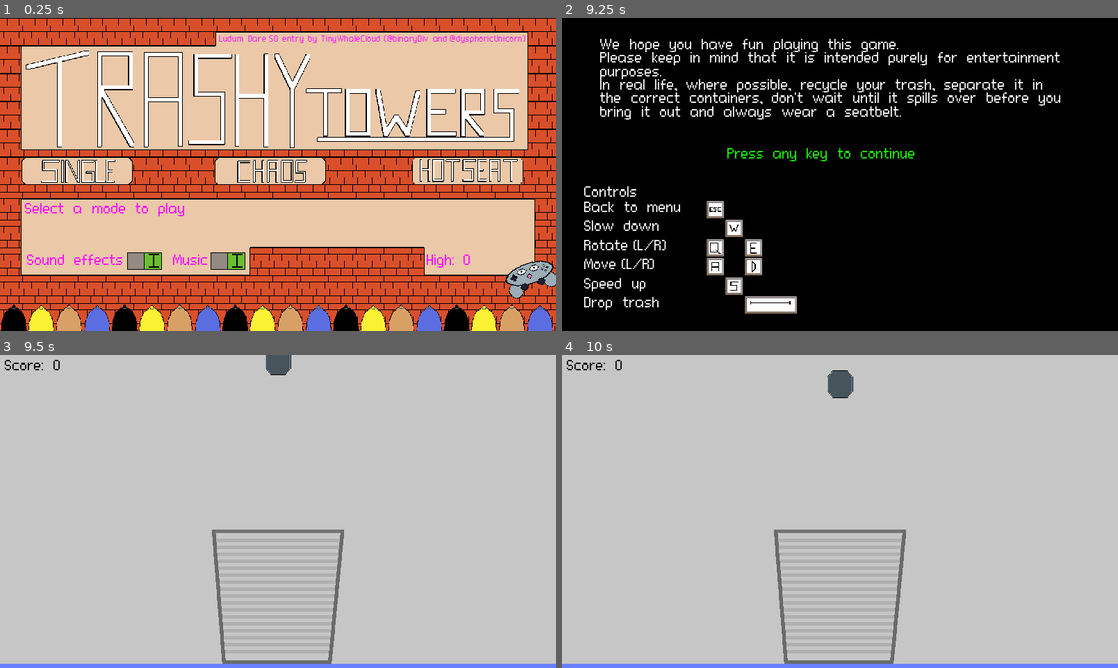
Above: before the commit, frames 1-4 (two rows, left to right).
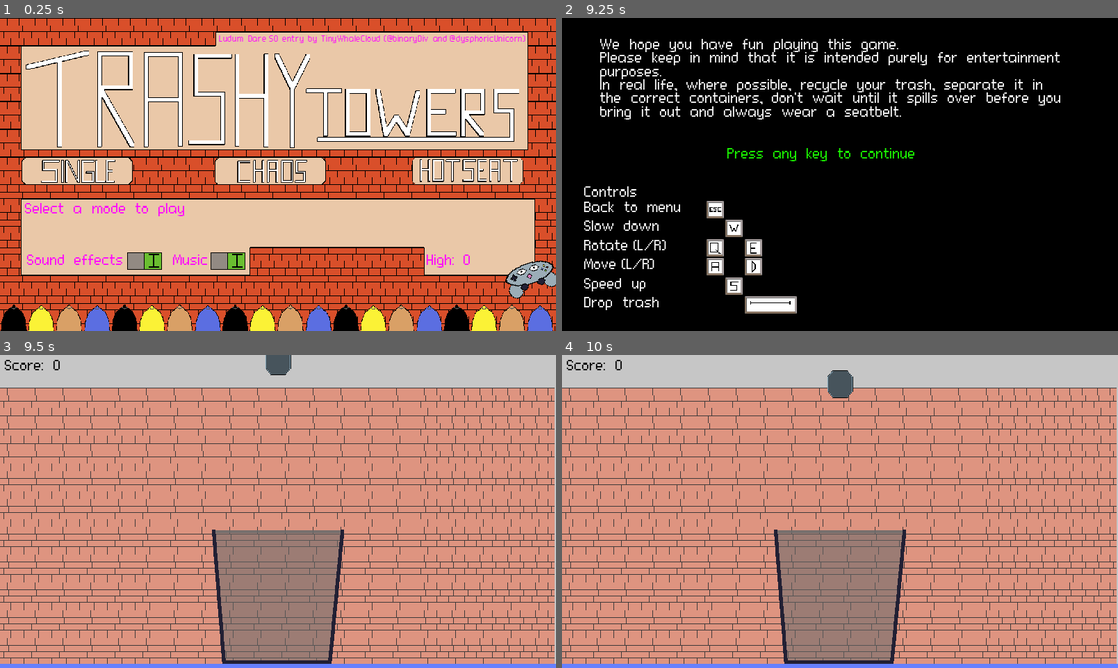
Above: after the commit, the same moments.

Repository: TinyWhaleCloud/ld50-trashytowers
Game: Godot game, scene res://screens/title_screen/TitleScreen.tscn
The game is run twice, just before and just after one commit, with the same random seed, the same clock (stepped at 60 frames per second) and the same inputs. The engine's default icon, where the game draws it, is replaced by a stand-in: a white triangle on a blue panel in a dark square. Sound files missing from this copy of the repository are replaced by a short silence.
Inputs (mouse positions are in pixels of both pictures, inside the frame that each line leads up to):
- Up to frame 1 (0.25 s): no input
- Up to frame 2 (9.25 s): click (639, 171) at 0.5 s; click (639, 171) at 1.25 s; click (834, 171) at 2 s; click (1029, 171) at 2.75 s; click (834, 171) at 3.5 s; click (1029, 171) at 4.25 s; click (639, 171) at 5 s; click (834, 171) at 5.75 s; click (1029, 171) at 6.5 s; click "Sound effects" at 7.25 s; click "Music" at 8 s; tap Enter at 8.75 s
- Up to frame 3 (9.5 s): no input
- Up to frame 4 (10 s): no input

Frames 1-2 are identical in both runs. In frame 3, 88% of the frame differs, in the area x 0-100%, y 10-99%; in frame 4, 88%.

Commit message:
Improve game background
Closes #50.

Diff:
--- a/src/screens/main_game/MainGame.tscn
+++ b/src/screens/main_game/MainGame.tscn
@@ -8,6 +8,7 @@
 [ext_resource path="res://screens/main_game/gameover.wav" type="AudioStream" id=6]
 [ext_resource path="res://objects/trash/TrashSpawner.tscn" type="PackedScene" id=7]
 [ext_resource path="res://screens/main_game/TrashyTowersGame.wav" type="AudioStream" id=8]
+[ext_resource path="res://screens/main_game/brickwall_muted.png" type="Texture" id=9]
 
 [sub_resource type="RectangleShape2D" id=1]
 extents = Vector2( 20, 1000 )
@@ -17,6 +18,13 @@
 
 [node name="MainGame" type="Node2D"]
 script = ExtResource( 1 )
+
+[node name="BrickWall" type="TextureRect" parent="."]
+margin_top = 75.0
+margin_right = 1276.0
+margin_bottom = 711.0
+texture = ExtResource( 9 )
+stretch_mode = 2
 
 [node name="HUD" parent="." instance=ExtResource( 4 )]
 
Binary file changed: src/objects/trash_bin/trashcan.png
Not shown: 1 places in src/screens/main_game/MainGame.tscn that only renumber resources
Binary file added: src/screens/main_game/brickwall_muted.png
Not shown, added: src/screens/main_game/brickwall_muted.png.import
Not shown, added: assets/sprites/brickwall_muted.aseprite
Not shown, changed: assets/sprites/trashcan.aseprite
